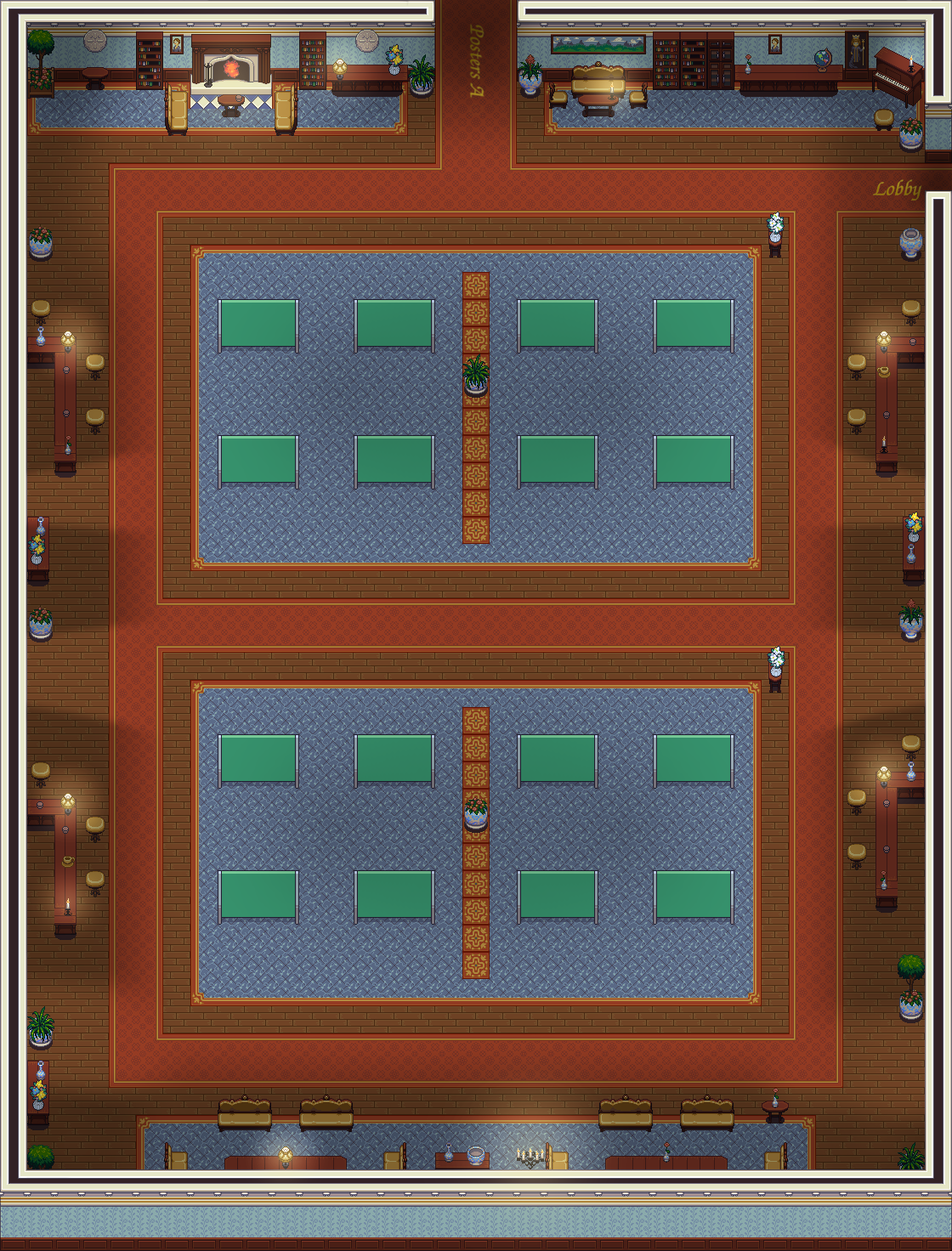
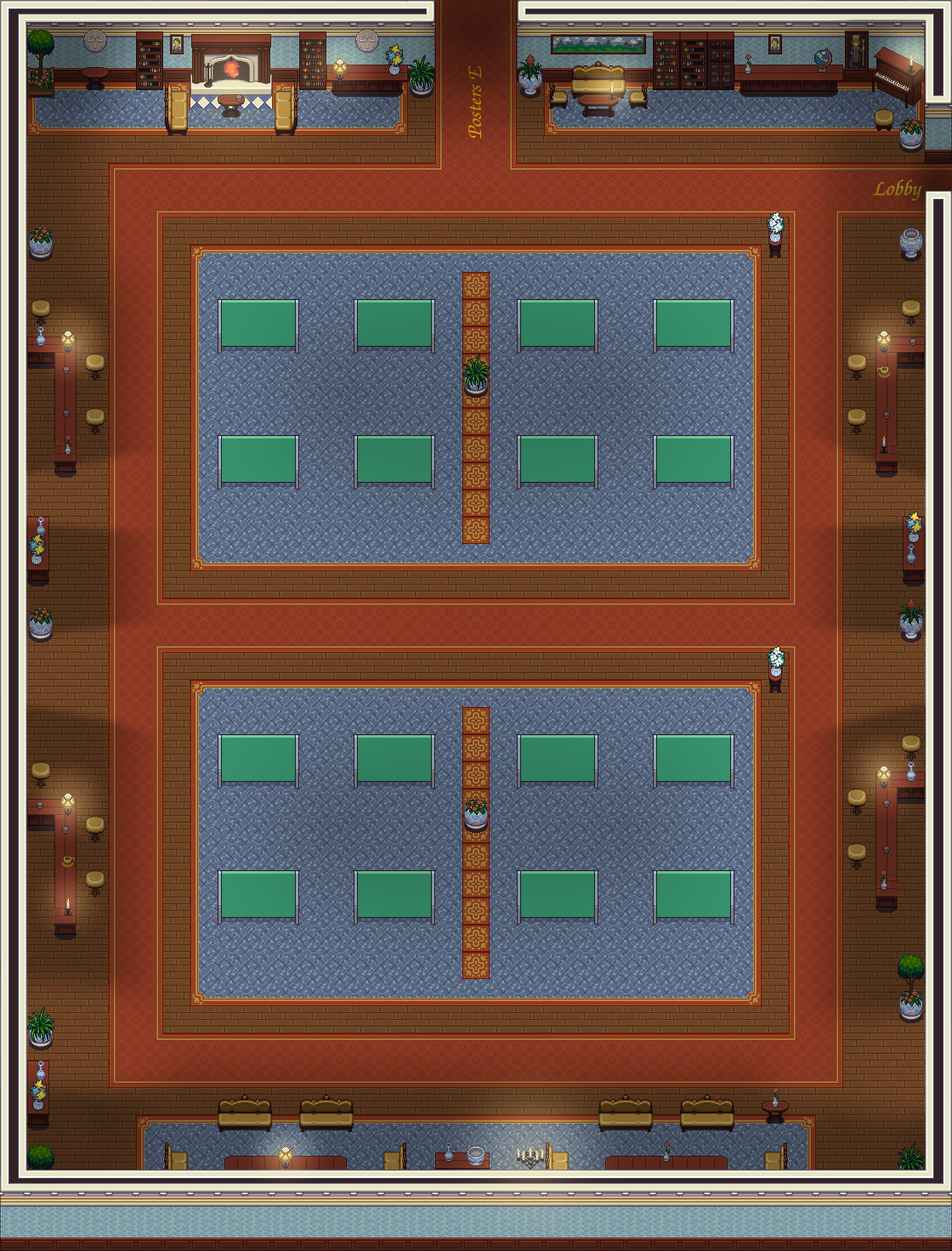
Two versions of the same layered image (952px x 1251px). Layer-by-layer changes:
painted on "light" over [880, 34, 925, 98]
added layer "Posters E" above "labels" over [467, 65, 482, 139]
painted on "labels" over [469, 23, 485, 107]
